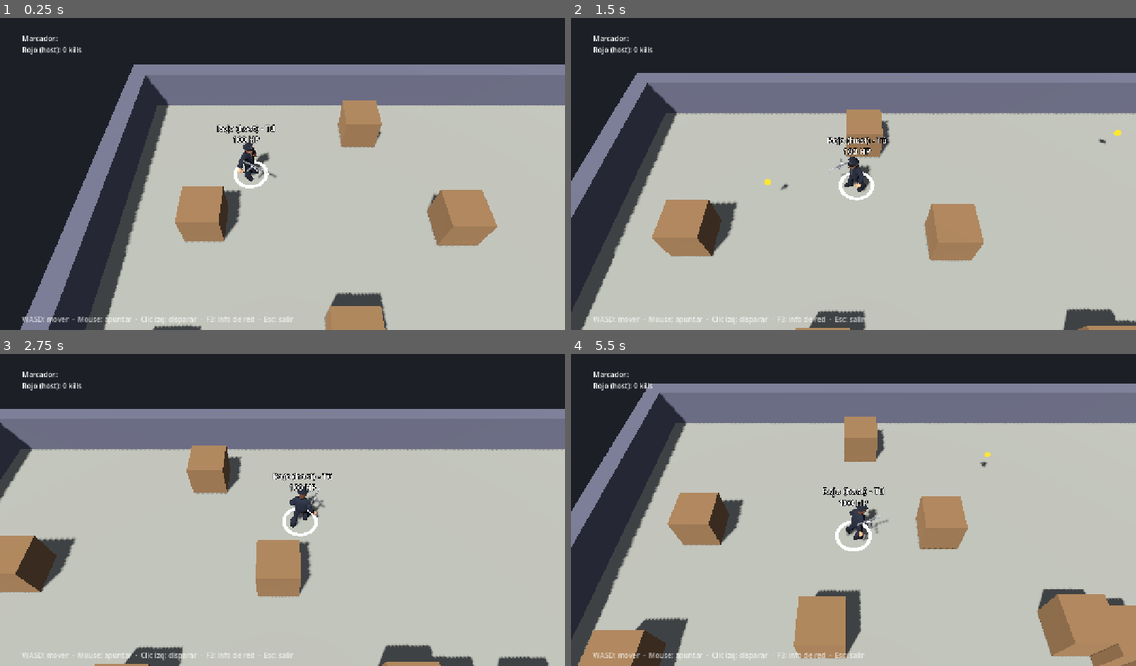
Above: before the commit, frames 1-4 (two rows, left to right).
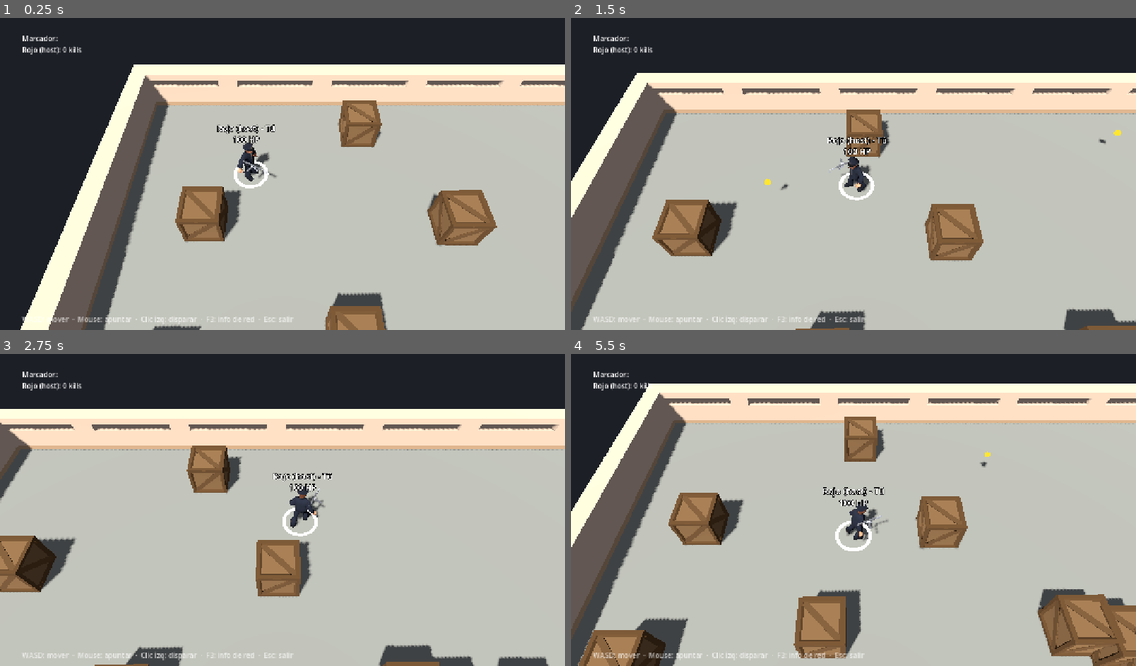
Above: after the commit, the same moments.

Repository: mpinedaj/godot-networked-shooter
Game: Godot game, scene res://scenes/game.tscn
Two runs of this game, one before a commit and one after it. Both use one fixed random seed, a clock stepped at 60 frames per second and the inputs below. This scene is started directly instead of the project's main scene.
Inputs (mouse positions are in pixels of both pictures, inside the frame that each line leads up to):
- Up to frame 1 (0.25 s): no input
- Up to frame 2 (1.5 s): tap Enter at 0.5 s; move the mouse to (977, 155) at 0.52 s; hold Right (ui_right) 0.53-1.25 s; click (977, 155) at 0.67 s; drag from (740, 186) to (825, 236) at 1.27 s
- Up to frame 3 (2.75 s): move the mouse to (339, 438) at 2.02 s; hold Right (ui_right) from 2.03 s (still down)
- Up to frame 4 (5.5 s): release Right (ui_right) at 2.75 s; drag from (825, 572) to (684, 460) at 2.77 s; move the mouse to (1023, 553) at 3.52 s; hold Left (ui_left) 3.53-4.25 s; drag from (684, 460) to (768, 428) at 4.27 s; move the mouse to (881, 506) at 5.02 s; hold Down (ui_down) from 5.03 s (still down); click (881, 506) at 5.17 s

The runs differ from the first frame. In frame 1, 20% of the frame differs, in the area x 3-100%, y 14-100%; in frame 2, 19%; in frame 3, 15%; in frame 4, 22%, in the area x 0-100%, y 9-100%.

Commit message:
Escenario con modelos FBX: muros Wall_01 y cajas Box_01
Los muros de borde repiten Wall_01 estirado para cubrir cada lado y los
12 obstáculos usan Box_01 escalado a 1.2 m. La colisión sigue siendo una
caja simple por bloque (es lo que simula el servidor); el mapa sigue
siendo determinista en todos los peers.

Co-Authored-By: Claude Opus 5.5 <noreply@anthropic.com>

Diff:
--- a/scripts/game.gd
+++ b/scripts/game.gd
@@ -9,6 +9,12 @@
 const HALF := Vector2(12, 7)
 const WALL_THICKNESS := 0.6
 const WALL_HEIGHT := 1.5
+const CRATE_SIZE := 1.2
+## Modelos del escenario y su tamaño original (medido del FBX importado).
+const WALL_MODEL := "res://Assets/Environment/Wall_01.fbx"
+const WALL_MODEL_SIZE := Vector3(4.0, 2.4, 0.3)
+const BOX_MODEL := "res://Assets/Environment/Box_01.fbx"
+const BOX_MODEL_SIZE := 0.743
 ## Cámara: sigue al jugador local desde arriba y un poco atrás.
 const CAM_OFFSET := Vector3(0, 9.5, 6.5)
 const CAM_LOOK_HEIGHT := 0.8
@@ -70,16 +76,16 @@
 	var walls := Node3D.new()
 	walls.name = "Walls"
 	map_node.add_child(walls)
-	# Bordes.
+	# Bordes: muros Wall_01 repetidos a lo largo de cada lado.
 	var t := WALL_THICKNESS
 	var long := HALF.x * 2 + t * 2
 	var short := HALF.y * 2
-	walls.add_child(_make_block(Vector3(0, 0, -HALF.y - t / 2), Vector3(long, WALL_HEIGHT, t), Color(0.35, 0.35, 0.4)))
-	walls.add_child(_make_block(Vector3(0, 0, HALF.y + t / 2), Vector3(long, WALL_HEIGHT, t), Color(0.35, 0.35, 0.4)))
-	walls.add_child(_make_block(Vector3(-HALF.x - t / 2, 0, 0), Vector3(t, WALL_HEIGHT, short), Color(0.35, 0.35, 0.4)))
-	walls.add_child(_make_block(Vector3(HALF.x + t / 2, 0, 0), Vector3(t, WALL_HEIGHT, short), Color(0.35, 0.35, 0.4)))
-
-	# Obstáculos con semilla fija: todos los peers generan exactamente los mismos.
+	walls.add_child(_make_wall(Vector3(0, 0, -HALF.y - t / 2), long, false))
+	walls.add_child(_make_wall(Vector3(0, 0, HALF.y + t / 2), long, false))
+	walls.add_child(_make_wall(Vector3(-HALF.x - t / 2, 0, 0), short, true))
+	walls.add_child(_make_wall(Vector3(HALF.x + t / 2, 0, 0), short, true))
+
+	# Obstáculos (cajas Box_01) con semilla fija: todos los peers generan los mismos.
 	var rng := RandomNumberGenerator.new()
 	rng.seed = 12345
 	var placed := 0
@@ -87,7 +93,11 @@
 		var pos := Vector3(rng.randf_range(-HALF.x + 1.5, HALF.x - 1.5), 0, rng.randf_range(-HALF.y + 1.5, HALF.y - 1.5))
 		if _near_spawn(pos):
 			continue  # Sigue usando el mismo rng: el resultado sigue siendo determinista.
-		walls.add_child(_make_block(pos, Vector3(1.2, 1.2, 1.2), Color(0.5, 0.38, 0.25)))
+		var crate := _make_block(pos, Vector3.ONE * CRATE_SIZE, Color(0.5, 0.38, 0.25), false)
+		var m: Node3D = load(BOX_MODEL).instantiate()
+		m.scale = Vector3.ONE * (CRATE_SIZE / BOX_MODEL_SIZE)  # El modelo ya está centrado.
+		crate.add_child(m)
+		walls.add_child(crate)
 		placed += 1
 
 func _build_environment() -> void:
@@ -126,7 +136,8 @@
 	return m
 
 ## Bloque con colisión apoyado en el suelo (center.y = 0 es la base).
-func _make_block(center: Vector3, size: Vector3, color: Color) -> StaticBody3D:
+## Si with_mesh es false, solo tiene colisión (el modelo se añade aparte).
+func _make_block(center: Vector3, size: Vector3, color: Color, with_mesh := true) -> StaticBody3D:
 	var sb := StaticBody3D.new()
 	sb.position = center + Vector3(0, size.y / 2, 0)
 	var cs := CollisionShape3D.new()
@@ -134,12 +145,29 @@
 	bs.size = size
 	cs.shape = bs
 	sb.add_child(cs)
-	var mi := MeshInstance3D.new()
-	var bm := BoxMesh.new()
-	bm.size = size
-	mi.mesh = bm
-	mi.material_override = _mat(color)
-	sb.add_child(mi)
+	if with_mesh:
+		var mi := MeshInstance3D.new()
+		var bm := BoxMesh.new()
+		bm.size = size
+		mi.mesh = bm
+		mi.material_override = _mat(color)
+		sb.add_child(mi)
+	return sb
+
+## Muro de borde: una colisión de caja + modelos Wall_01 (4 m) estirados para
+## cubrir exactamente `length`. along_z = true para los muros laterales.
+func _make_wall(center: Vector3, length: float, along_z: bool) -> StaticBody3D:
+	var sb := _make_block(center, Vector3(length, WALL_HEIGHT, WALL_THICKNESS), Color.GRAY, false)
+	if along_z:
+		sb.rotation.y = PI / 2
+	var n := ceili(length / WALL_MODEL_SIZE.x)
+	var sx := length / (n * WALL_MODEL_SIZE.x)
+	for i in n:
+		var m: Node3D = load(WALL_MODEL).instantiate()
+		# Wall_01 tiene la base en y=0 y está centrado en X/Z.
+		m.scale = Vector3(sx, WALL_HEIGHT / WALL_MODEL_SIZE.y, WALL_THICKNESS / WALL_MODEL_SIZE.z)
+		m.position = Vector3(-length / 2 + (i + 0.5) * WALL_MODEL_SIZE.x * sx, -WALL_HEIGHT / 2, 0)
+		sb.add_child(m)
 	return sb
 
 func next_bullet_id() -> int:
